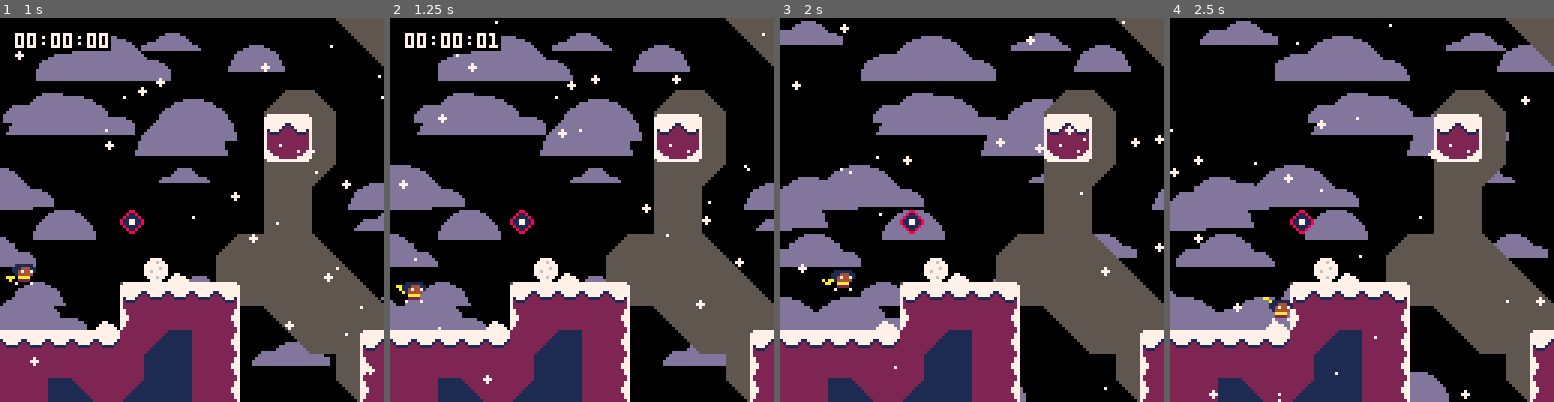
Above: before the commit, frames 1-4 (left to right).
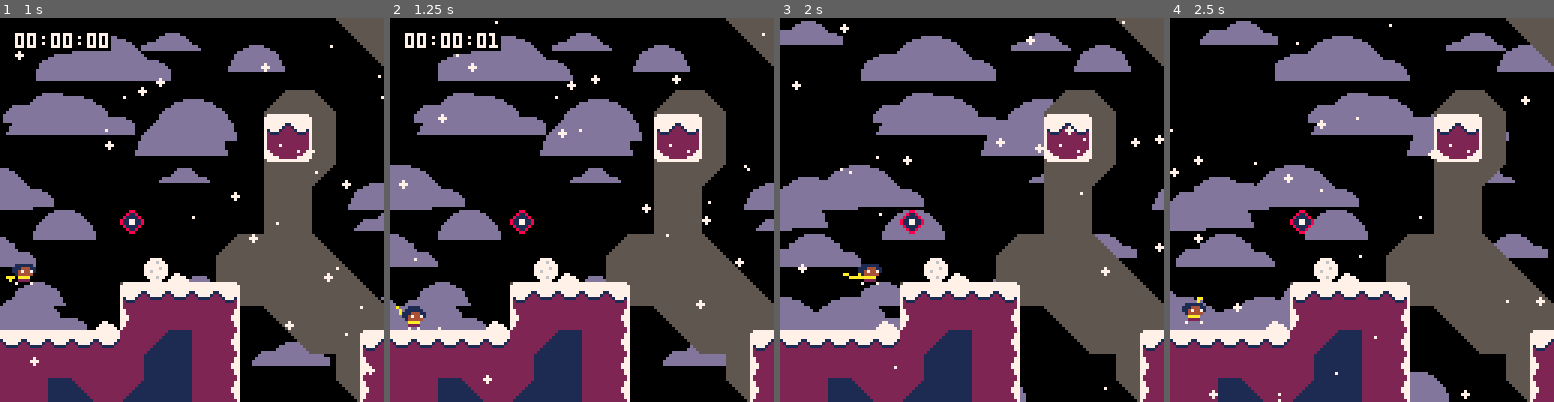
Above: after the commit, the same moments.

Repository: ExOK/Celeste2
Game: PICO-8 cartridge 1.p8
Same seed, same stepped clock (60 frames per second), same inputs: the game is played once before the commit and once after it.
Inputs:
- Up to frame 1 (1 s): tap X (X key) at 0.33 s; tap O (Z key) at 0.7 s
- Up to frame 2 (1.25 s): tap X (X key) at 1.07 s
- Up to frame 3 (2 s): hold Right from 1.6 s (still down); tap O (Z key) at 1.7 s; tap X (X key) at 1.85 s
- Up to frame 4 (2.5 s): release Right at 2.1 s; tap O (Z key) at 2.1 s; hold Up 2.15-2.42 s; hold Right from 2.47 s (still down)

Frame 1 is identical in both runs. In frame 2, 0.5% of the frame differs, in the area x 1-10%, y 68-82%; in frame 3, 0.5%; in frame 4, 0.5%.

Commit message:
turn off grapple in lv1/2

Diff:
--- a/gamestate.lua
+++ b/gamestate.lua
@@ -124,6 +124,7 @@
 	camera_target_y = 0
 	objects = {}
 	infade = 0
+	have_grapple = level_index > 2
 	camera(0, 0)
 
 	for i = 0,level.width-1 do
